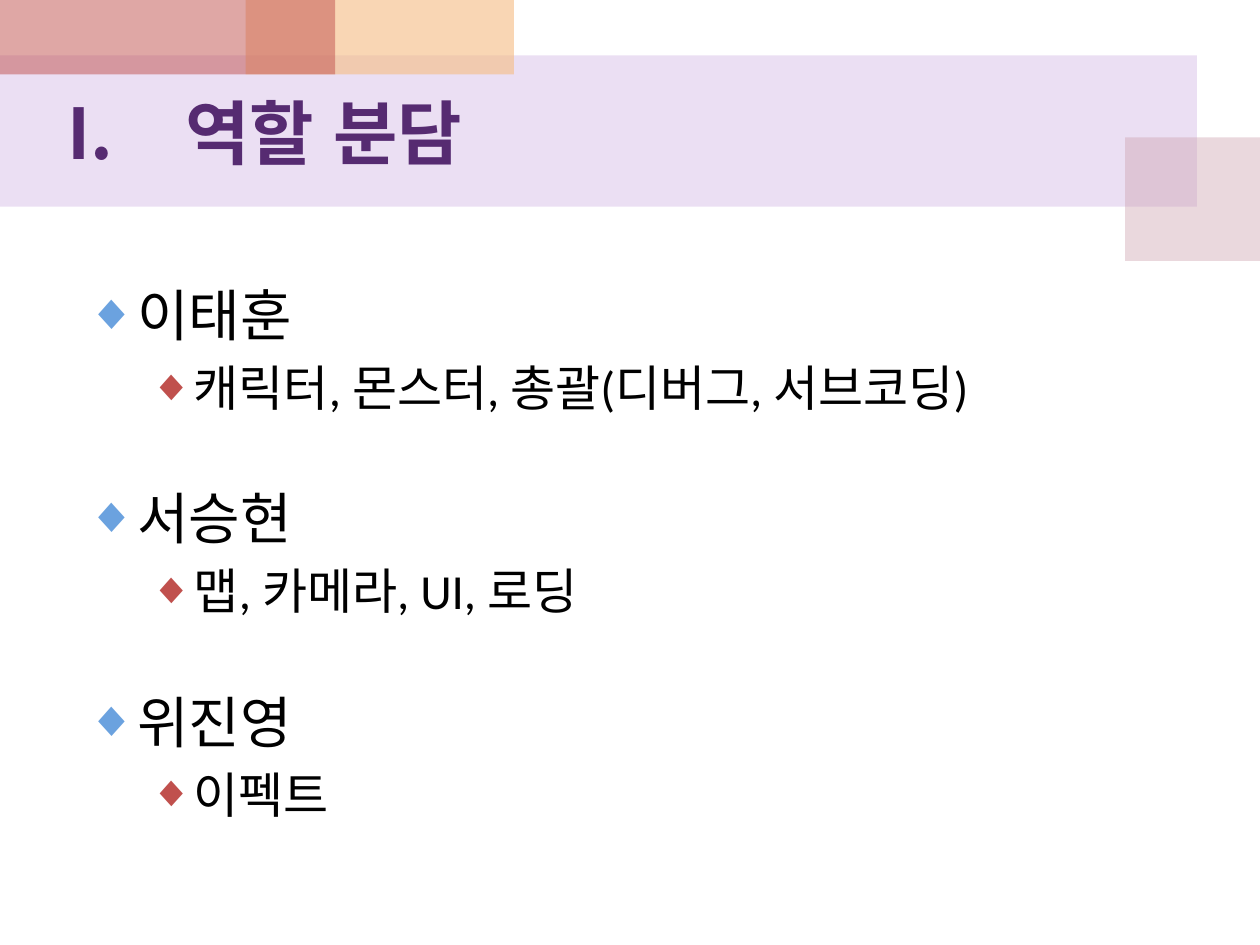
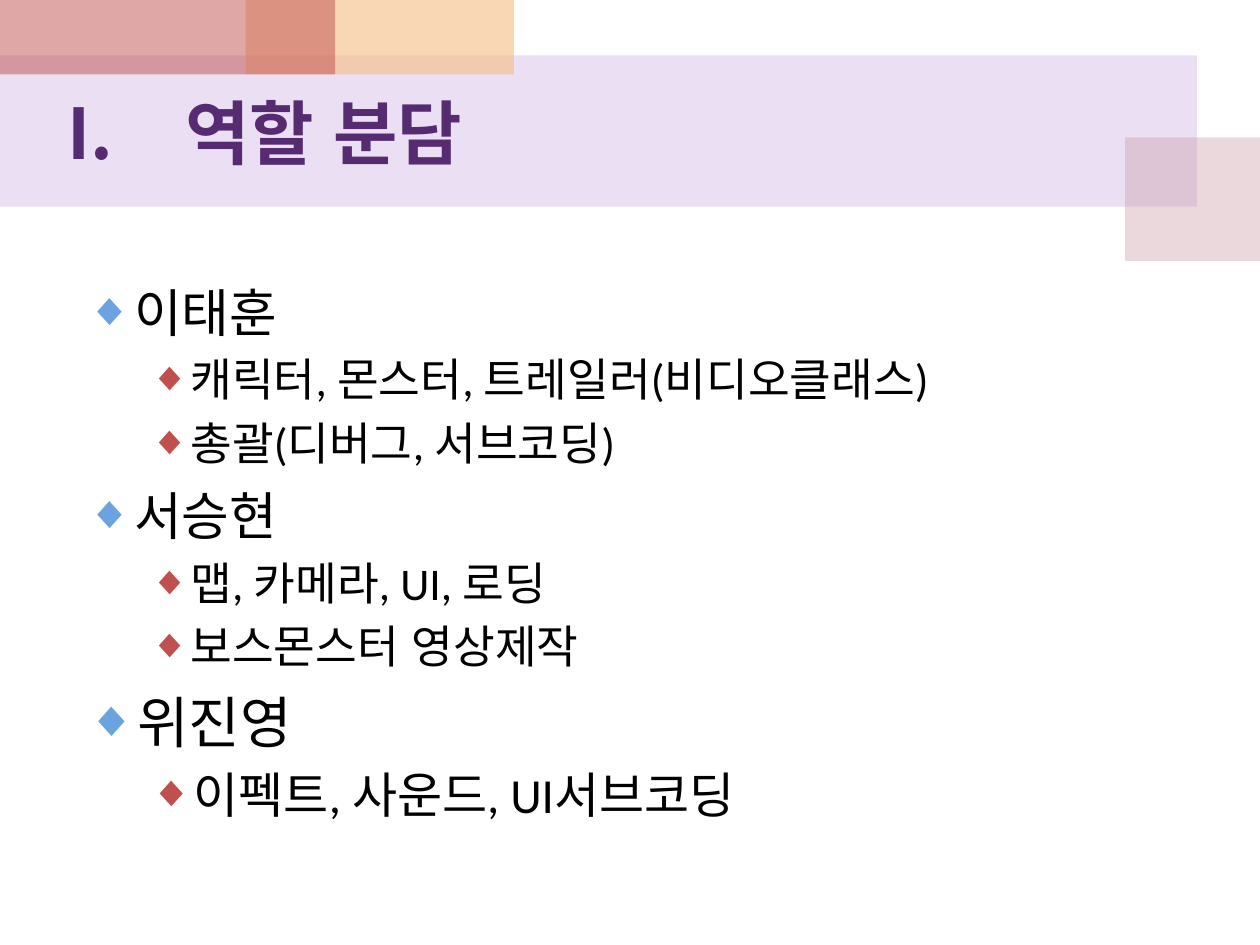
Before and after one commit to WiJYng/SGA_DirectxTeam, a slide deck: slide 3 of 중간보고서/테라무쌍_최종보고.pptx. Drawn at 1260x945 pixels with LibreOffice and Linux fonts; fonts in the diff are those of the drawing. Boxes give left, top, right and bottom in pixels: in the first picture for what was removed or moved away, otherwise in the second. Text is boxed around its words. In the diff, an @@ line names an element or a change of style, - is before the commit and + after.

```diff
--- a/중간보고서/테라무쌍_최종보고.pptx
+++ b/중간보고서/테라무쌍_최종보고.pptx
@@ text at (x1=134, y1=288, x2=277, y2=336): size 32 to 29.6 pt in "이태훈" @@
@@ text at (x1=190, y1=358, x2=929, y2=466): text changed; size 28 to 25.9 pt @@
-  ◆ 캐릭터, 몬스터, 총괄(디버그, 서브코딩)
+  ◆ 캐릭터, 몬스터, 트레일러(비디오클래스)
+  ◆ 총괄(디버그, 서브코딩)
@@ text at (x1=134, y1=492, x2=546, y2=606): size 32 to 29.6 pt in "서승현"; size 28 to 25.9 pt in "맵, 카메라, UI, 로딩" @@
@@ text at (x1=190, y1=625, x2=579, y2=667): paragraph added @@
+  ◆ 보스몬스터 영상제작
@@ text at (x1=194, y1=772, x2=734, y2=819): text changed @@
-  ◆ 이펙트
+  ◆ 이펙트, 사운드, UI서브코딩
```
Also in this commit, not shown: 13 other slides changed, 9 slides added, 2 other files.
